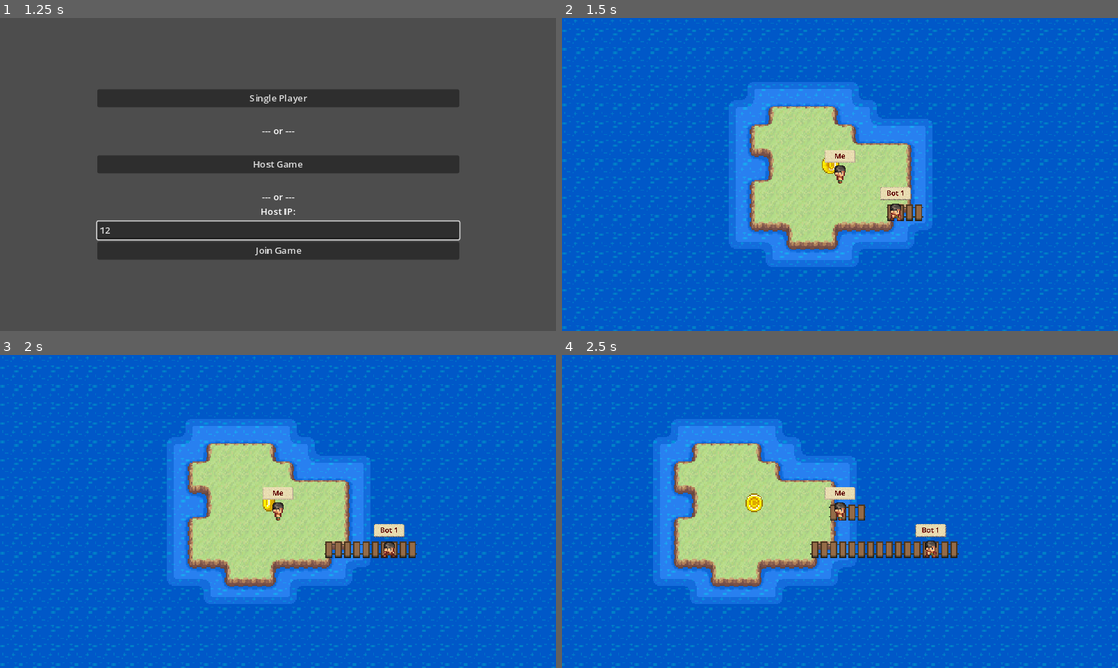
Above: before the commit, frames 1-4 (two rows, left to right).
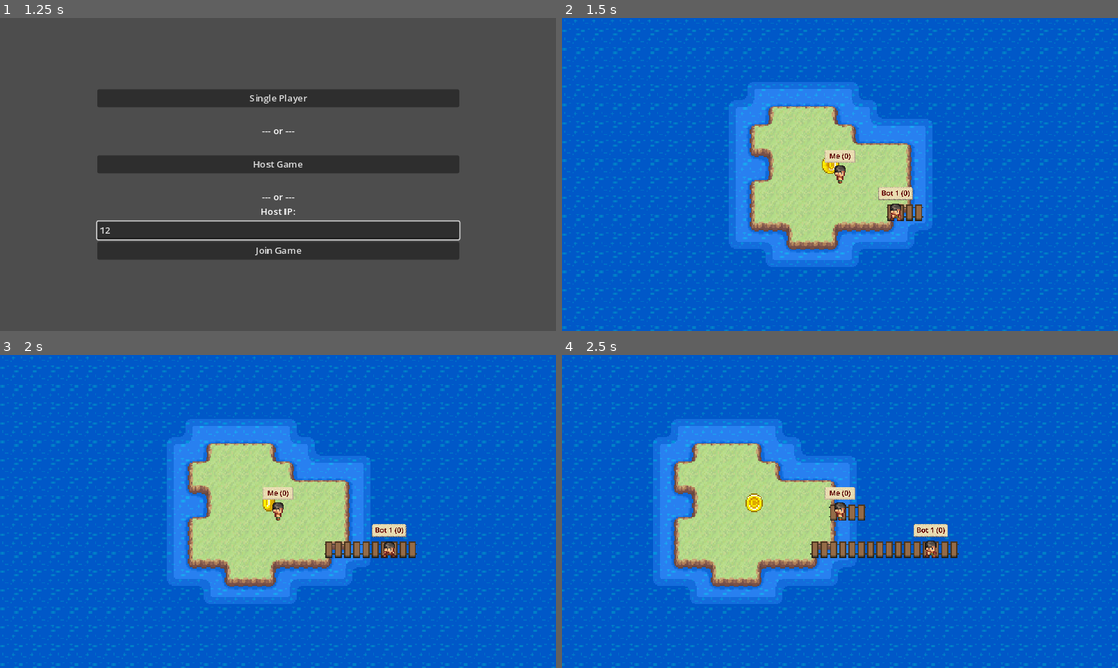
Above: after the commit, the same moments.

Repository: filippo-orru/island-tag-game
Game: Godot game, scene res://MainMenu.tscn
Same seed, same stepped clock (60 frames per second), same inputs: the game is played once before the commit and once after it.
Inputs (mouse positions are in pixels of both pictures, inside the frame that each line leads up to):
- Up to frame 1 (1.25 s): click (278, 230) at 0.52 s; type "12" at 0.6 s
- Up to frame 2 (1.5 s): click "Single Player" at 1.25 s
- Up to frame 3 (2 s): no input
- Up to frame 4 (2.5 s): hold Right (ui_right) from 2.03 s (still down)

Frame 1 is identical in both runs. In frame 2, 0.1% of the frame differs, in the area x 48-64%, y 43-59%; in frame 3, 0.1%, in the area x 48-74%, y 43-59%; in frame 4, 0.1%.

Commit message:
Add player username and score

Diff:
--- a/World.gd
+++ b/World.gd
@@ -47,7 +47,6 @@
 	return false
 
 func add_player(id: int):
-	print("add player (on server) ", id)
 	var player = player_scene.instantiate()
 
 	# Find free space to spawn by just rolling until we have a free position
@@ -57,7 +56,7 @@
 		blockedPositions.append(otherPlayer.fromPos)
 		if otherPlayer.fromPos != otherPlayer.targetPos:
 			blockedPositions.append(otherPlayer.targetPos)
-	#print("blocked positions = ", blockedPositions, " for players ", players)
+	print("blocked positions = ", blockedPositions, " for players ", players)
 
 	var spawnPosition = Vector2i.ZERO
 	var spreadRadius = 1
@@ -75,16 +74,22 @@
 	player.playerId = id
 
 	if id == 1:
-		player.playerName = "Host"
+		if OS.has_environment("USERNAME"): # WINDOWS
+			player.playerName = OS.get_environment("USERNAME")
+		elif OS.has_environment("USER"): # UNIX
+			player.playerName = OS.get_environment("USER")
+		else:
+			player.playerName = "Host"
 		player.controller = PlayerKeyboardControllStrategy.new()
 		player.hunter = true
 	else:
-		player.playerName = str(id % 100)
+		#player.playerName = str(id % 100)
 		player.controller = PlayerRemoteControllStrategy.new()
 		# Replay previous rpc calls
 		for spawnedPlank in spawnedPlanks:
 			spawn_plank.rpc_id(id, spawnedPlank["coming_from"], spawnedPlank["position"])
 
+	print("add player (on server) id=", id, ", name=", player.playerName, ", pos=", player.position / GRID_SIZE)
 	spawn_player(player)
 
 func _generate_islands(seed: int):
@@ -228,7 +233,15 @@
 	if player is Player:
 		if player.playerId == multiplayer.get_unique_id():
 			player.controller = PlayerKeyboardControllStrategy.new()
-			print("spawned own player")
+
+			if OS.has_environment("USERNAME"): # WINDOWS
+				player.setName.rpc(OS.get_environment("USERNAME"))
+			elif OS.has_environment("USER"): # UNIX
+				player.setName.rpc(OS.get_environment("USER"))
+			else:
+				player.setName.rpc("Player " + str(player.playerId % 100))
+
+			print("spawned own")
 		else:
 			player.controller = PlayerRemoteControllStrategy.new()
 			player.get_node("Camera2D").set_enabled(false)
--- a/player/Player.gd
+++ b/player/Player.gd
@@ -13,6 +13,7 @@
 @export var currentMovementSpeed = 0.0
 var hunter = false
 @export var tagged = false
+@export var score = 0
 
 @export var playerName: String
 
@@ -25,11 +26,10 @@
 
 
 @onready var world: GameWorld = get_parent().get_parent()
+@onready var playerTag = $Control/MarginContainer/MarginContainer2/CenterContainer/PlayerTag
 var controller: PlayerControllStrategy
 
 func _ready():
-	var playerTag = $Control/MarginContainer/MarginContainer2/CenterContainer/PlayerTag
-	playerTag.text = playerName
 	fromPos = Vector2i(position / GRID_SIZE)
 	targetPos = Vector2i(position / GRID_SIZE)
 	#set_hunter(hunter)
@@ -53,6 +53,8 @@
 		currentMovementSpeed = DEFAULT_SPEED
 
 func _process(delta):
+	playerTag.text = playerName + " (" + str(score) + ")"
+
 	# Animation
 
 	var changeVector = targetPos - fromPos
@@ -113,6 +115,7 @@
 	print(self.playerName, " tagged ", taggedPlayer.playerName)
 	taggedPlayer.tag.call_deferred()
 	set_hunter(false)
+	score += 1
 
 func tag():
 	tagged = true
@@ -127,3 +130,7 @@
 		$Control/MarginContainer/NinePatchRect.region_rect = HUNTER_PATCH_RECT
 	else:
 		$Control/MarginContainer/NinePatchRect.region_rect = RUNNER_PATCH_RECT
+
+@rpc("any_peer", "call_local", "reliable")
+func setName(playerName):
+	self.playerName = playerName
--- a/player/player.tscn
+++ b/player/player.tscn
@@ -12,7 +12,7 @@
 properties/0/replication_mode = 0
 properties/1/path = NodePath(".:playerName")
 properties/1/spawn = true
-properties/1/replication_mode = 1
+properties/1/replication_mode = 2
 properties/2/path = NodePath(".:playerId")
 properties/2/spawn = true
 properties/2/replication_mode = 1
@@ -22,6 +22,9 @@
 properties/4/path = NodePath(".:hunter")
 properties/4/spawn = true
 properties/4/replication_mode = 1
+properties/5/path = NodePath(".:score")
+properties/5/spawn = true
+properties/5/replication_mode = 1
 
 [sub_resource type="SceneReplicationConfig" id="SceneReplicationConfig_lhbp3"]
 properties/0/path = NodePath(".:fromPos")
